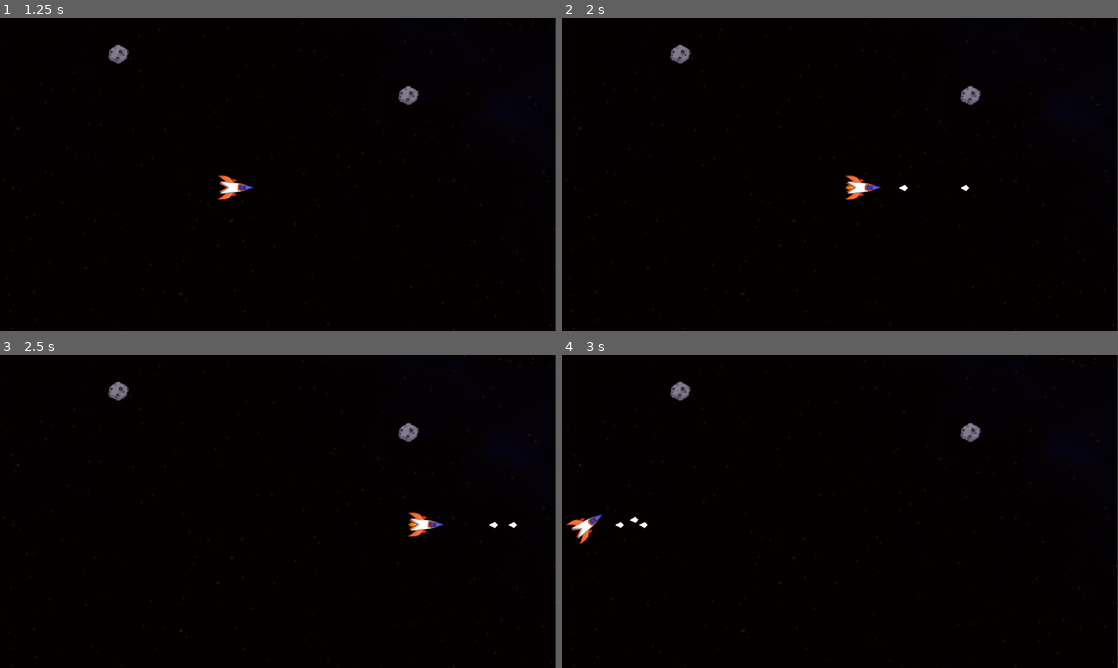
Above: before the commit, frames 1-4 (two rows, left to right).
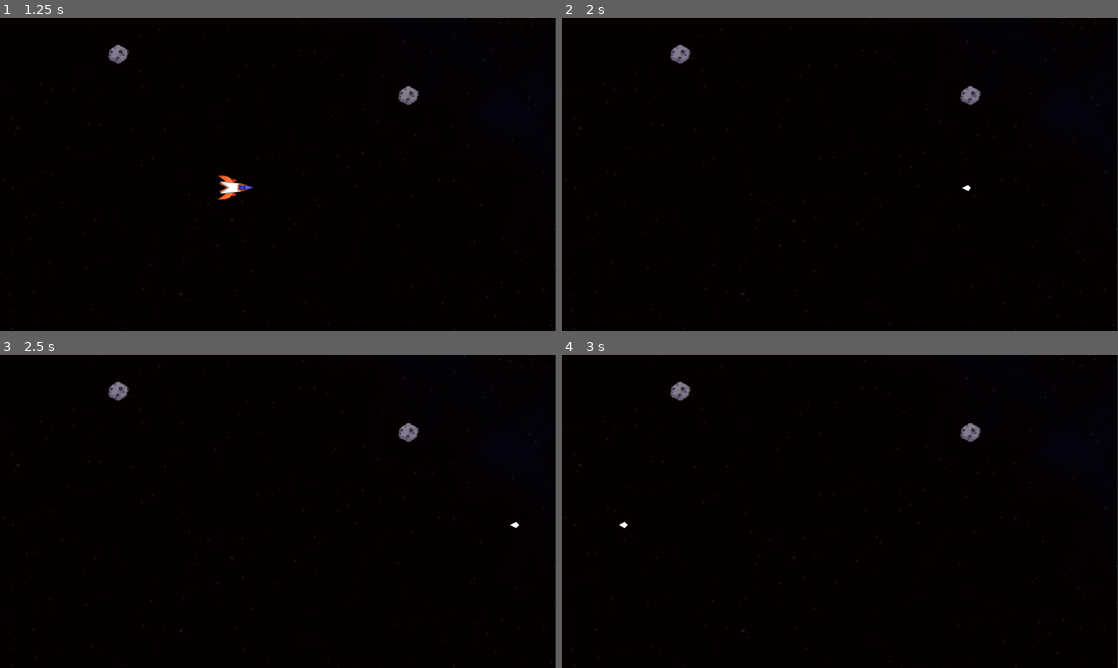
Above: after the commit, the same moments.

Repository: byKrem/ship-asteroids-space
Game: Godot game, scene res://Scenes/UI/main_menu.tscn
The game is run twice, just before and just after one commit, with the same random seed, the same clock (stepped at 60 frames per second) and the same inputs.
Inputs:
- Up to frame 1 (1.25 s): click "Start" at 0.5 s
- Up to frame 2 (2 s): tap Enter at 1.25 s; hold W (accelerate) from 1.28 s (still down); hold Space (shoot) from 1.28 s (still down)
- Up to frame 3 (2.5 s): keep holding W (accelerate); release Space (shoot) at 2.03 s; tap Space (shoot) at 2.1 s
- Up to frame 4 (3 s): release W (accelerate) at 2.78 s; hold A (rotate_left) from 2.78 s (still down); hold Space (shoot) from 2.78 s (still down)

Frame 1 is identical in both runs. In frame 2, 0.3% of the frame differs, in the area x 50-74%, y 50-58%; in frame 3, 0.3%; in frame 4, 0.3%, in the area x 0-16%, y 50-61%.

Commit message:
Fixed ship self-destructin bug
When ship is shooting it could destruct itself. Now fixed

Diff:
--- a/Scenes/bullet.gd
+++ b/Scenes/bullet.gd
@@ -31,7 +31,3 @@
 
 func _on_vanish_timer_timeout() -> void:
 	self.queue_free()
-
-func _on_collide_timer_timeout() -> void:
-	$HitboxComponent.monitorable = true
-	$HitboxComponent.monitoring = true
--- a/Scenes/bullet.tscn
+++ b/Scenes/bullet.tscn
@@ -5,7 +5,7 @@
 [ext_resource type="PackedScene" uid="uid://bu2fsgmcsmxv" path="res://Scenes/Components/hitbox_component.tscn" id="3_ycag2"]
 
 [sub_resource type="CircleShape2D" id="CircleShape2D_6afsh"]
-radius = 7.0
+radius = 6.0
 
 [sub_resource type="Curve" id="Curve_ycag2"]
 _data = [Vector2(0.0106383, 0.797753), 0.0, 0.0, 0, 0, Vector2(0.25, 0.47191), 0.0, 0.0, 0, 0, Vector2(0.755319, 0.483146), 0.0, 0.0, 0, 0, Vector2(1, 0.797753), 0.0, 0.0, 0, 0]
@@ -21,17 +21,9 @@
 [node name="HitboxComponent" parent="." instance=ExtResource("3_ycag2")]
 collision_layer = 3
 collision_mask = 3
-monitoring = false
-monitorable = false
 
 [node name="CollisionShape2D" type="CollisionShape2D" parent="HitboxComponent"]
 shape = SubResource("CircleShape2D_6afsh")
-
-[node name="CollideTimer" type="Timer" parent="."]
-process_callback = 0
-wait_time = 0.2
-one_shot = true
-autostart = true
 
 [node name="VanishTimer" type="Timer" parent="."]
 process_callback = 0
@@ -44,5 +36,4 @@
 closed = true
 width_curve = SubResource("Curve_ycag2")
 
-[connection signal="timeout" from="CollideTimer" to="." method="_on_collide_timer_timeout"]
 [connection signal="timeout" from="VanishTimer" to="." method="_on_vanish_timer_timeout"]
--- a/Scenes/player.gd
+++ b/Scenes/player.gd
@@ -1,5 +1,4 @@
 extends CharacterBody2D
-
 
 const SPEED = 10.0
 const ANGLE = 0.05
--- a/Scenes/player.tscn
+++ b/Scenes/player.tscn
@@ -27,7 +27,7 @@
 one_shot = true
 
 [node name="Marker2D" type="Marker2D" parent="."]
-position = Vector2(56, 0)
+position = Vector2(62, 0)
 
 [node name="CollisionShape2D" type="CollisionShape2D" parent="."]
 rotation = 1.5708
